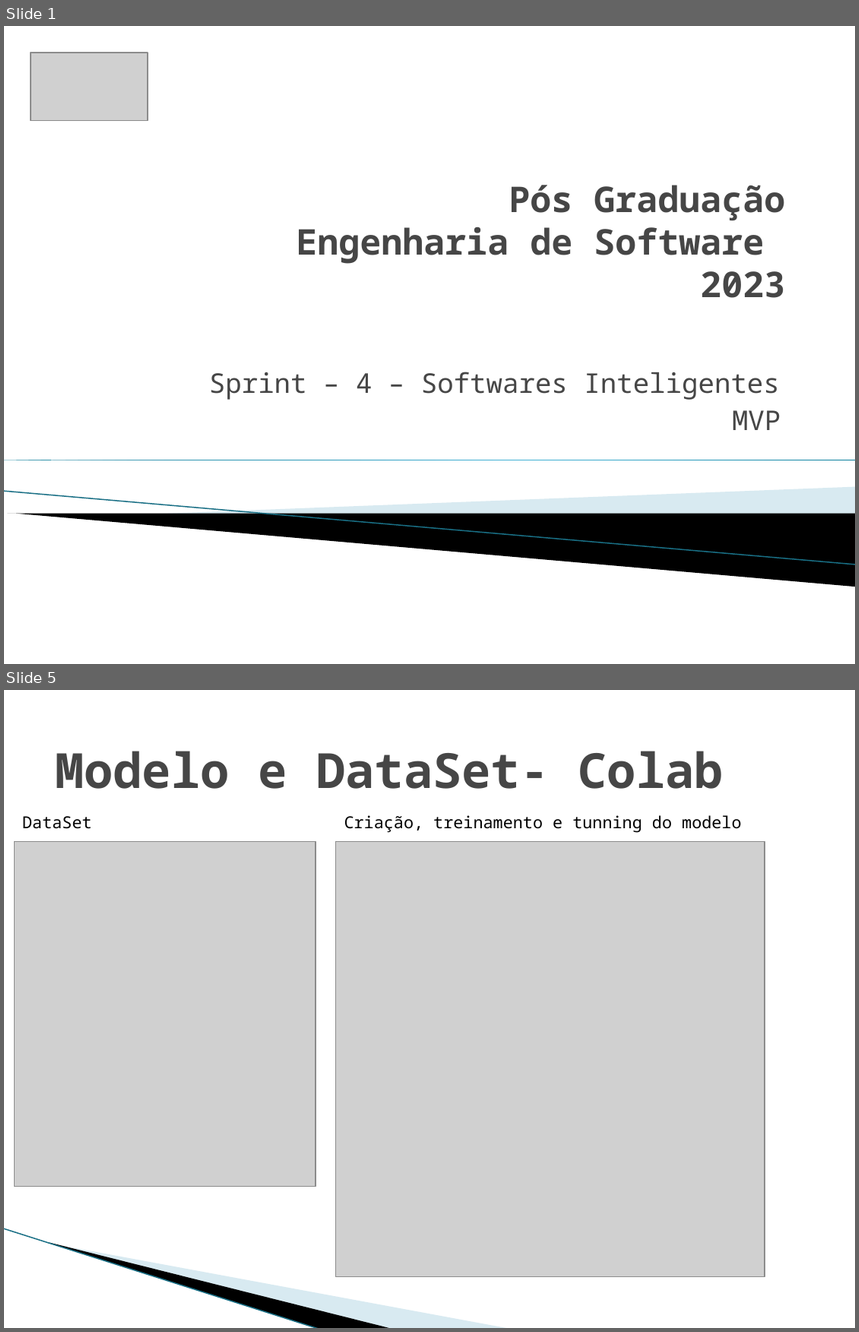
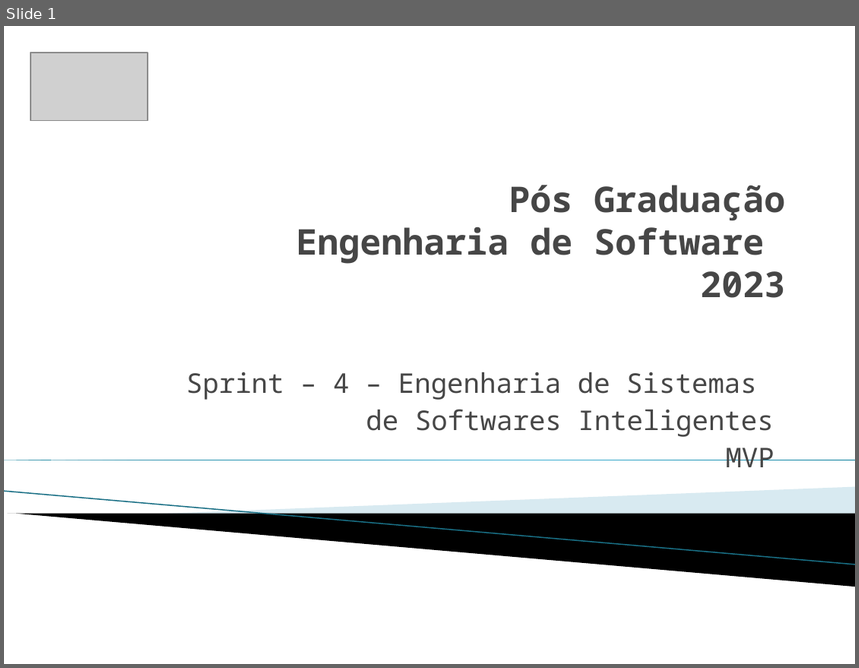
Before and after one commit to Etyonamine/puc-rio-mvp-sprint-04-front-end, a slide deck: documentacao/Apresentação1.pptx. Shown one above the other, each under a label of ours: slides 1 and 5 before the commit, slide 1 after it; the slides between them are not shown. The pictures are 859x1332 and 859x668 pixels, drawn with LibreOffice and Linux fonts; fonts in the diff are those of the drawing; grey boxes stand for pictures; background and template pictures are left out. Boxes give left, top, right and bottom in pixels: in the first picture for what was removed or moved away, otherwise in the second. Text is boxed around its words. In the diff, an @@ line names an element or a change of style, - is before the commit and + after.

```diff
--- a/documentacao/Apresentação1.pptx
+++ b/documentacao/Apresentação1.pptx
@@ slide 5 removed at bbox=[4, 690, 855, 1328], background #FFFFFF @@
@@ title removed at bbox=[55, 751, 724, 789] @@
-Modelo e DataSet- Colab
@@ text removed at bbox=[22, 816, 92, 829] @@
-DataSet
@@ text removed at bbox=[344, 815, 741, 833] @@
-Criação, treinamento e tunning do modelo
@@ picture removed at bbox=[14, 841, 316, 1187] @@
@@ picture removed at bbox=[336, 841, 765, 1277] @@
@@ freeform shape removed at bbox=[70, 1156, 424, 1290] @@
@@ freeform shape removed at bbox=[4, 1229, 353, 1307] @@
@@ line removed from (4, 1229) to (320, 1328) @@
@@ slide 1 changed as well @@
@@ subtitle "Sprint – 4 – Engenharia ...": place and size @@
-subtitle "Sprint – 4 – Engenharia ..." at bbox=[209, 372, 781, 430]
+subtitle "Sprint – 4 – Engenharia ..." at bbox=[186, 373, 775, 468]
@@ subtitle at bbox=[186, 373, 773, 437]: text changed @@
-Sprint – 4 – Softwares Inteligentes
+Sprint – 4 – Engenharia de Sistemas
+de Softwares Inteligentes
```
Also in this commit, not shown: 2 other slides changed, 2 slides added, 3 other slides removed, 1 other file.
